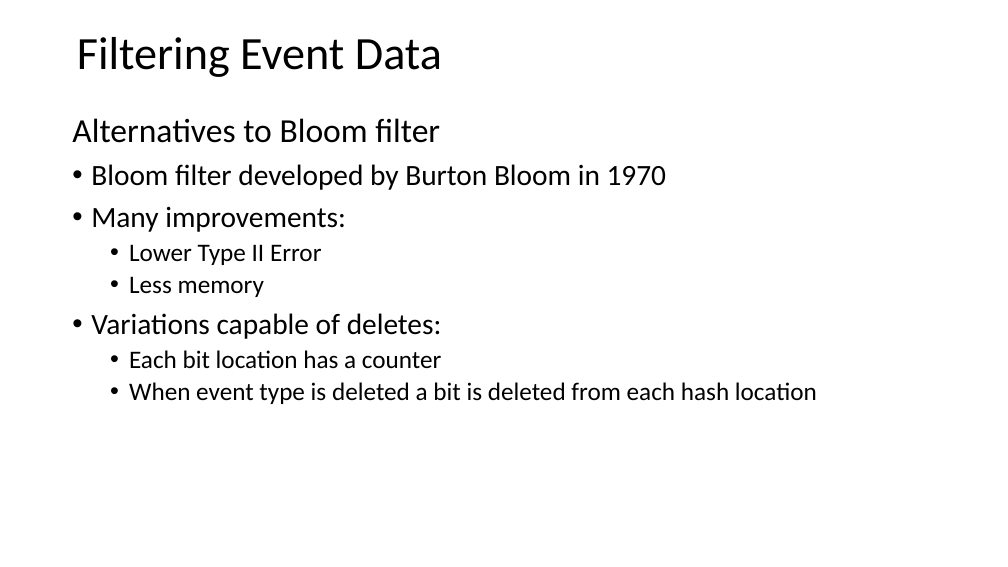
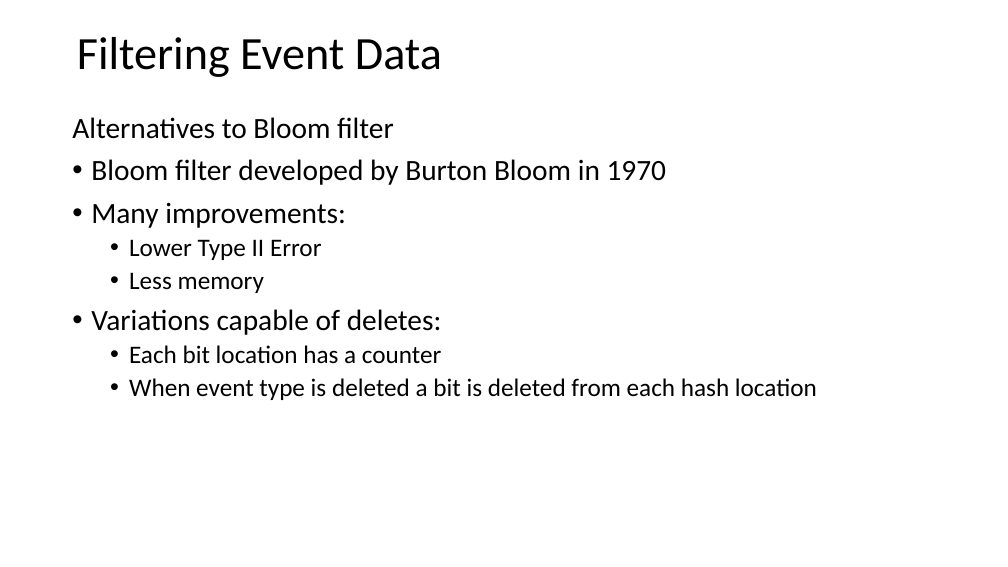
Before and after one commit to StephenElston/CSCI-E-108, a slide deck: slide 35 of slides/3_StreamingAnalytics.pptx. Drawn at 1008x567 pixels with LibreOffice and Linux fonts; fonts in the diff are those of the drawing. Boxes give left, top, right and bottom in pixels: in the first picture for what was removed or moved away, otherwise in the second. Text is boxed around its words. In the diff, an @@ line names an element or a change of style, - is before the commit and + after.

Commit message:
Added slides on quotient filter

```diff
--- a/slides/3_StreamingAnalytics.pptx
+++ b/slides/3_StreamingAnalytics.pptx
@@ text at [72, 117, 394, 139]: size 32 to 28 pt in "Alternatives to Bloom filter" @@
```
Also in this commit, not shown: 2 other slides changed, 6 slides added.
